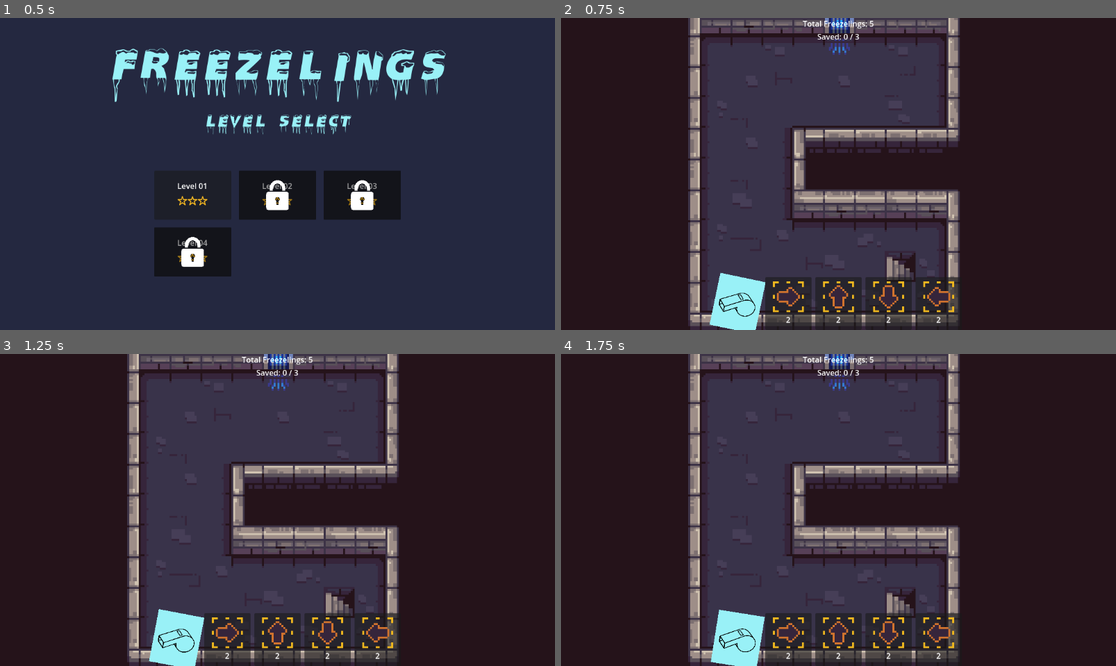
Above: before the commit, frames 1-4 (two rows, left to right).
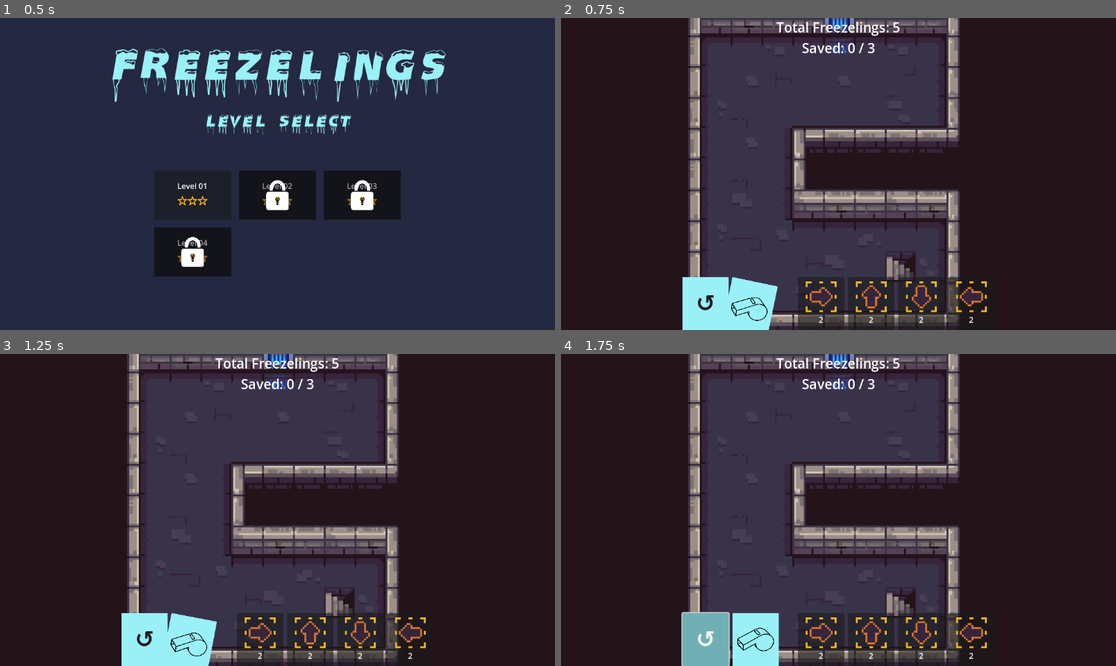
Above: after the commit, the same moments.

Repository: nico-hahn/freezelings
Game: Godot game, scene res://scenes/ui/level_select.tscn
The game is run twice, just before and just after one commit, with the same random seed, the same clock (stepped at 60 frames per second) and the same inputs.
Inputs (mouse positions are in pixels of both pictures, inside the frame that each line leads up to):
- Up to frame 1 (0.5 s): no input
- Up to frame 2 (0.75 s): tap Enter at 0.5 s; drag from (755, 195) to (894, 105) at 0.52 s
- Up to frame 3 (1.25 s): no input
- Up to frame 4 (1.75 s): click (705, 641) at 1.25 s, where only the run after the commit has a clickable "↺"

Frame 1 is identical in both runs. In frame 2, 4.5% of the frame differs, in the area x 21-77%, y 0-100%; in frame 3, 4.5%; in frame 4, 5.1%.

Commit message:
implement restart button

Diff:
--- a/scenes/ui/hud.tscn
+++ b/scenes/ui/hud.tscn
@@ -1,29 +1,29 @@
-[gd_scene load_steps=5 format=3]
+[gd_scene load_steps=6 format=3 uid="uid://da4bbwptmwelb"]
 
 [ext_resource type="Script" uid="uid://dqmxd84cp8lvm" path="res://scripts/ui/hud.gd" id="1_hud"]
-[ext_resource type="PackedScene" path="res://scenes/ui/inventory_slot.tscn" id="2_slot"]
+[ext_resource type="PackedScene" uid="uid://dupjtuk3oa2xw" path="res://scenes/ui/inventory_slot.tscn" id="2_slot"]
 [ext_resource type="Texture2D" uid="uid://bq1yjejmv8wcj" path="res://assets/whistle.png" id="3_whistle"]
 
 [sub_resource type="StyleBoxFlat" id="StyleBoxFlat_pause"]
-bg_color = Color(0.600, 0.945, 0.969, 1.0)
 content_margin_left = 10.0
+content_margin_top = 10.0
 content_margin_right = 10.0
-content_margin_top = 10.0
 content_margin_bottom = 10.0
+bg_color = Color(0.6, 0.945, 0.969, 1)
 
 [sub_resource type="StyleBoxFlat" id="StyleBoxFlat_pause_hover"]
-bg_color = Color(0.439, 0.690, 0.710, 1.0)
 content_margin_left = 10.0
+content_margin_top = 10.0
 content_margin_right = 10.0
-content_margin_top = 10.0
 content_margin_bottom = 10.0
+bg_color = Color(0.439, 0.69, 0.71, 1)
 
 [node name="HUD" type="CanvasLayer"]
 script = ExtResource("1_hud")
 inventory_slot_scene = ExtResource("2_slot")
 
 [node name="TopBar" type="HBoxContainer" parent="."]
-anchors_preset = 1
+anchors_preset = 10
 anchor_right = 1.0
 offset_bottom = 56.0
 grow_horizontal = 2
@@ -34,38 +34,50 @@
 
 [node name="TotalLabel" type="Label" parent="TopBar/StatsContainer"]
 layout_mode = 2
+theme_override_font_sizes/font_size = 28
 text = "Total Freezelings: 0"
 horizontal_alignment = 1
 
 [node name="SavedLabel" type="Label" parent="TopBar/StatsContainer"]
 layout_mode = 2
+theme_override_font_sizes/font_size = 28
 text = "Saved: 0 / 0"
 horizontal_alignment = 1
 
 [node name="BottomBar" type="HBoxContainer" parent="."]
-anchor_left = 0.0
+anchors_preset = 12
 anchor_top = 1.0
 anchor_right = 1.0
 anchor_bottom = 1.0
 offset_top = -110.0
-offset_bottom = 0.0
 grow_horizontal = 2
 grow_vertical = 0
+theme_override_constants/separation = 8
 alignment = 1
-theme_override_constants/separation = 8
+
+[node name="RestartButton" type="Button" parent="BottomBar"]
+custom_minimum_size = Vector2(96, 96)
+layout_mode = 2
+theme_override_colors/font_color = Color(0.114, 0.114, 0.133, 1)
+theme_override_font_sizes/font_size = 48
+theme_override_styles/normal = SubResource("StyleBoxFlat_pause")
+theme_override_styles/hover = SubResource("StyleBoxFlat_pause_hover")
+text = "↺"
 
 [node name="PauseButton" type="Button" parent="BottomBar"]
+custom_minimum_size = Vector2(96, 96)
 layout_mode = 2
-custom_minimum_size = Vector2(96, 96)
-pivot_offset = Vector2(48, 48)
-text = ""
+theme_override_styles/normal = SubResource("StyleBoxFlat_pause")
+theme_override_styles/hover = SubResource("StyleBoxFlat_pause_hover")
 icon = ExtResource("3_whistle")
 expand_icon = true
-theme_override_styles/normal = SubResource("StyleBoxFlat_pause")
-theme_override_styles/hover = SubResource("StyleBoxFlat_pause_hover")
+
+[node name="Spacer" type="Control" parent="BottomBar"]
+custom_minimum_size = Vector2(24, 0)
+layout_mode = 2
 
 [node name="InventoryPanel" type="HBoxContainer" parent="BottomBar"]
 layout_mode = 2
 size_flags_vertical = 3
+theme_override_constants/separation = 8
 alignment = 1
-theme_override_constants/separation = 8
--- a/scripts/ui/hud.gd
+++ b/scripts/ui/hud.gd
@@ -17,6 +17,7 @@
 # Node-Referenzen (im Editor über @ oder $-Pfade setzen)
 @onready var _total_label: Label = $TopBar/StatsContainer/TotalLabel
 @onready var _saved_label: Label = $TopBar/StatsContainer/SavedLabel
+@onready var _restart_button: Button = $BottomBar/RestartButton
 @onready var _pause_button: Button = $BottomBar/PauseButton
 @onready var _inventory_panel: HBoxContainer = $BottomBar/InventoryPanel
 
@@ -34,6 +35,7 @@
 
 
 func _ready() -> void:
+	_restart_button.pressed.connect(_on_restart_button_pressed)
 	_pause_button.pressed.connect(_on_pause_button_pressed)
 
 	# Auf GameManager-Signale hören
@@ -117,6 +119,10 @@
 	pause_toggled.emit()
 
 
+func _on_restart_button_pressed() -> void:
+	GameManager.restart_level()
+
+
 func _on_lemming_counts_changed(saved: int, _dead: int, _spawned: int, total: int) -> void:
 	_total_label.text = "Total Freezelings: %d" % total
 	_saved_label.text = "Saved: %d / %d" % [saved, GameManager.required_saved]
Not shown, changed: docs/stories/story_015_restart_button_hud.md
